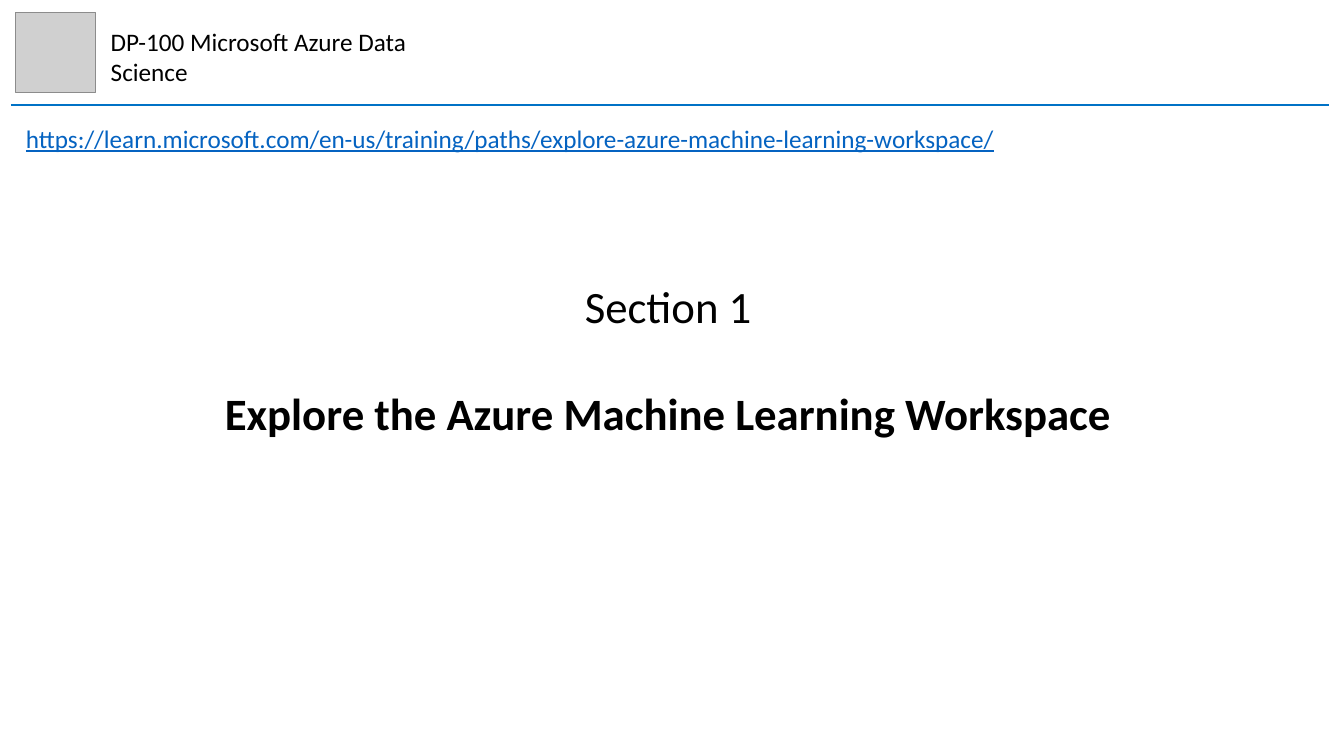
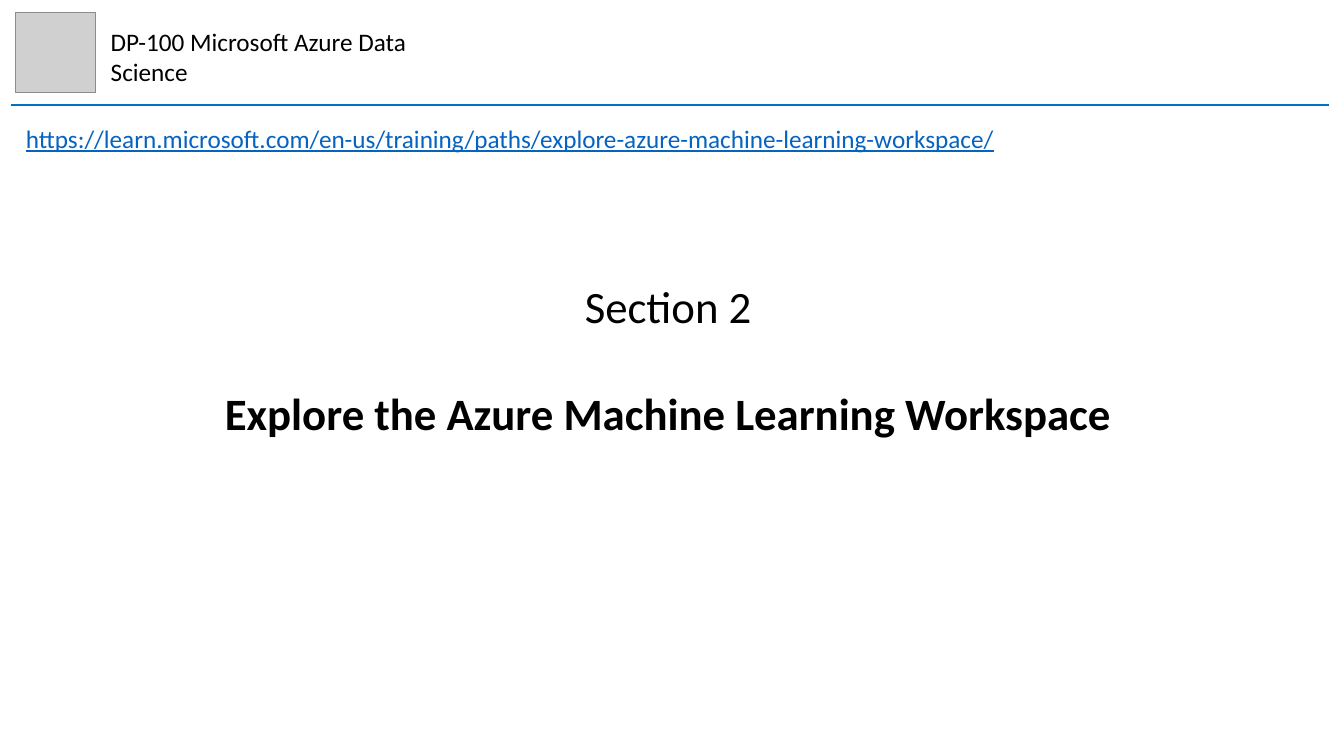
Before and after one commit to mhaythornthwaite/Testing_ML_Algorithms, a slide deck: slide 11 of Azure_DP-100_Data_Science/MJH_DP-100_Azure_DS_Notes.pptx (slide 1 before the commit). Drawn at 1344x756 pixels with LibreOffice and Linux fonts; fonts in the diff are those of the drawing; grey boxes stand for pictures. Boxes give left, top, right and bottom in pixels: in the first picture for what was removed or moved away, otherwise in the second. Text is boxed around its words. In the diff, an @@ line names an element or a change of style, - is before the commit and + after.

Commit message:
Azure DP100 Section 1

```diff
--- a/Azure_DP-100_Data_Science/MJH_DP-100_Azure_DS_Notes.pptx
+++ b/Azure_DP-100_Data_Science/MJH_DP-100_Azure_DS_Notes.pptx
@@ text at box(585, 292, 752, 324): text changed @@
-Section 1
+Section 2
```
Also in this commit, not shown: 11 other slides changed, 8 slides added.
